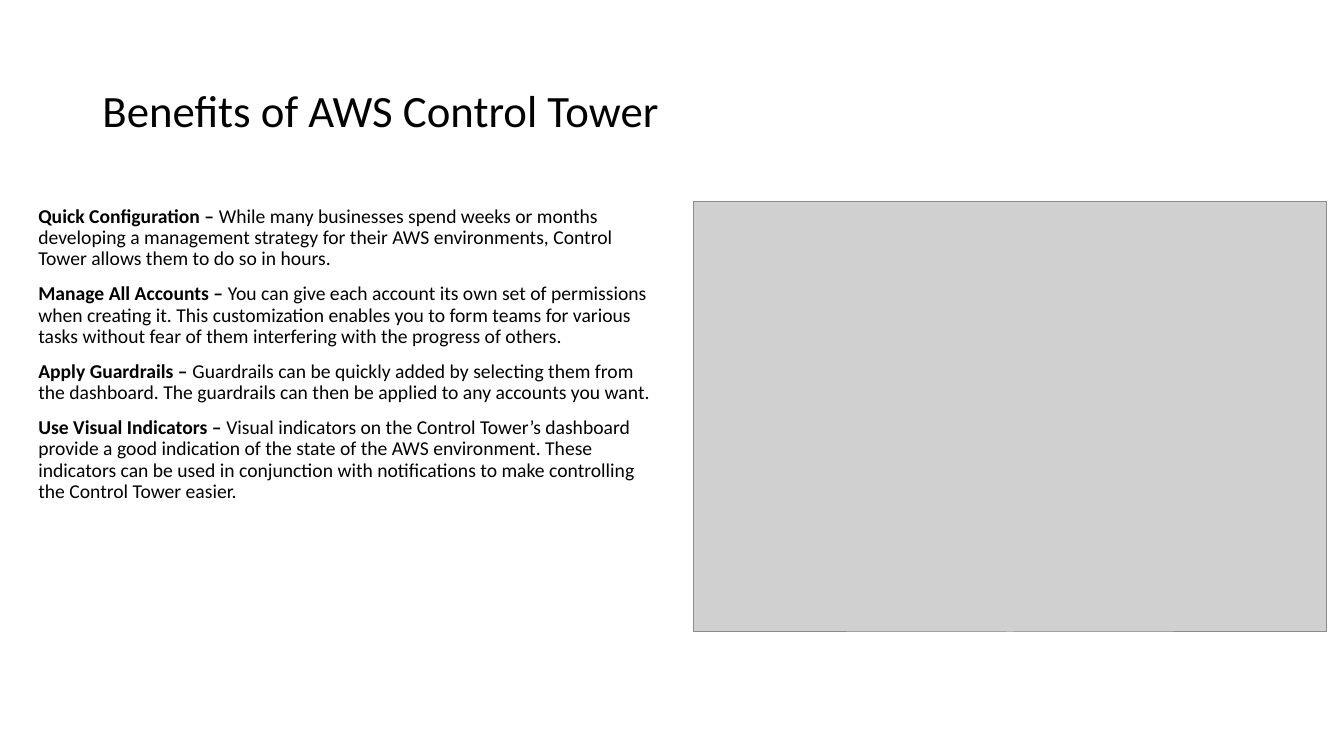
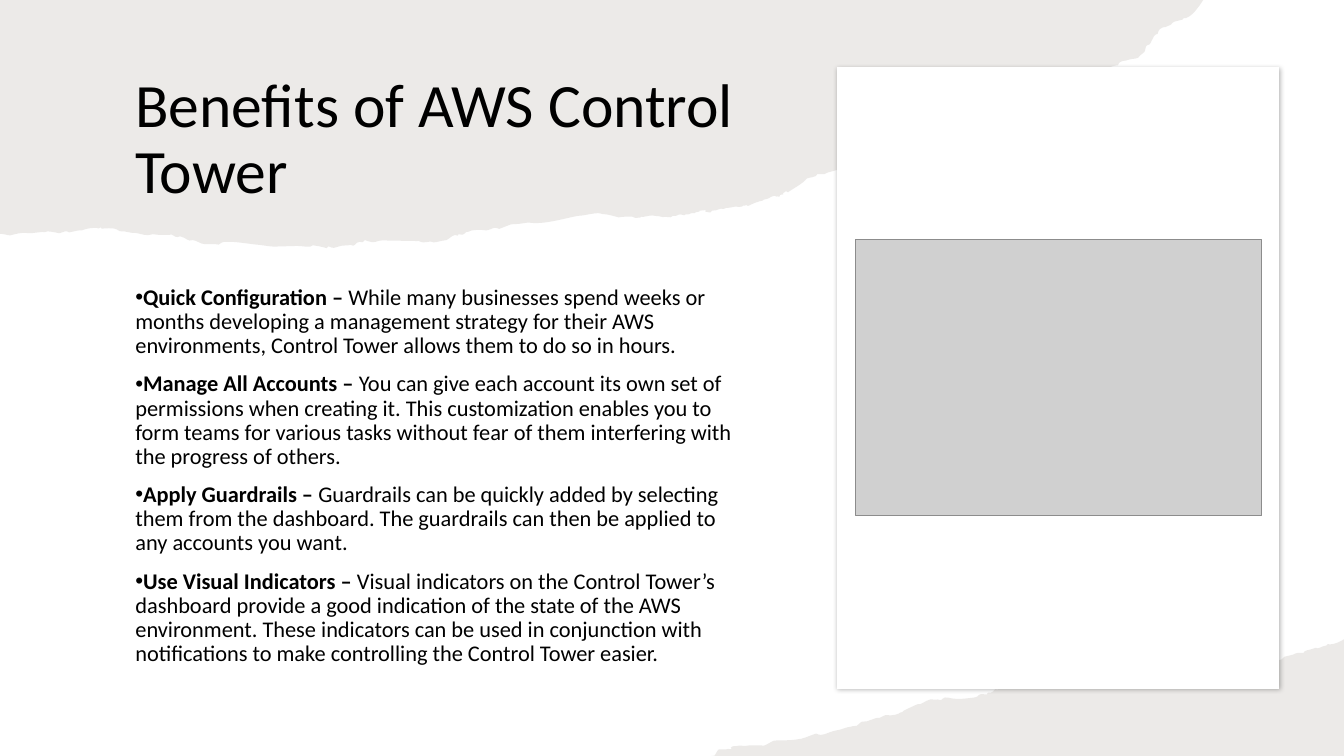
Before and after one commit to IlyaChakun/aws-iba-courses, a slide deck: slide 7 of lecture-materials/Managment&Governance/aws_control_tower/aws_control_tower.pptx. Drawn at 1344x756 pixels with LibreOffice and Linux fonts; fonts in the diff are those of the drawing; grey boxes stand for pictures. Boxes give left, top, right and bottom in pixels: in the first picture for what was removed or moved away, otherwise in the second. Text is boxed around its words. In the diff, an @@ line names an element or a change of style, - is before the commit and + after.

```diff
--- a/lecture-materials/Managment&Governance/aws_control_tower/aws_control_tower.pptx
+++ b/lecture-materials/Managment&Governance/aws_control_tower/aws_control_tower.pptx
@@ freeform shape added at box(0, 0, 1204, 248), fill #82766A at 15% opacity @@
@@ title "Benefits of AWS Control Tower": place and size @@
-title "Benefits of AWS Control Tower" at box(102, 96, 658, 128)
+title "Benefits of AWS Control Tower" at box(135, 84, 733, 194)
@@ title "Benefits of AWS Control Tower" at box(135, 84, 733, 194): size 32 to 44 pt @@
@@ freeform shape added at box(838, 68, 1280, 689), fill #FFFFFF @@
@@ picture: place and size @@
-picture at box(694, 202, 1327, 632)
+picture at box(856, 240, 1262, 516)
@@ text "Quick Configuration – While many ...": place and size @@
-text "Quick Configuration – While many ..." at box(38, 209, 650, 498)
+text "Quick Configuration – While many ..." at box(135, 289, 731, 665)
@@ text "Quick Configuration – While many ..." at box(135, 289, 731, 665): size 14 to 16 pt; bullet none to • @@
@@ freeform shape added at box(712, 639, 1344, 756), fill #82766A at 15% opacity @@
```
Also in this commit, not shown: 6 other slides changed, 29 other files.
